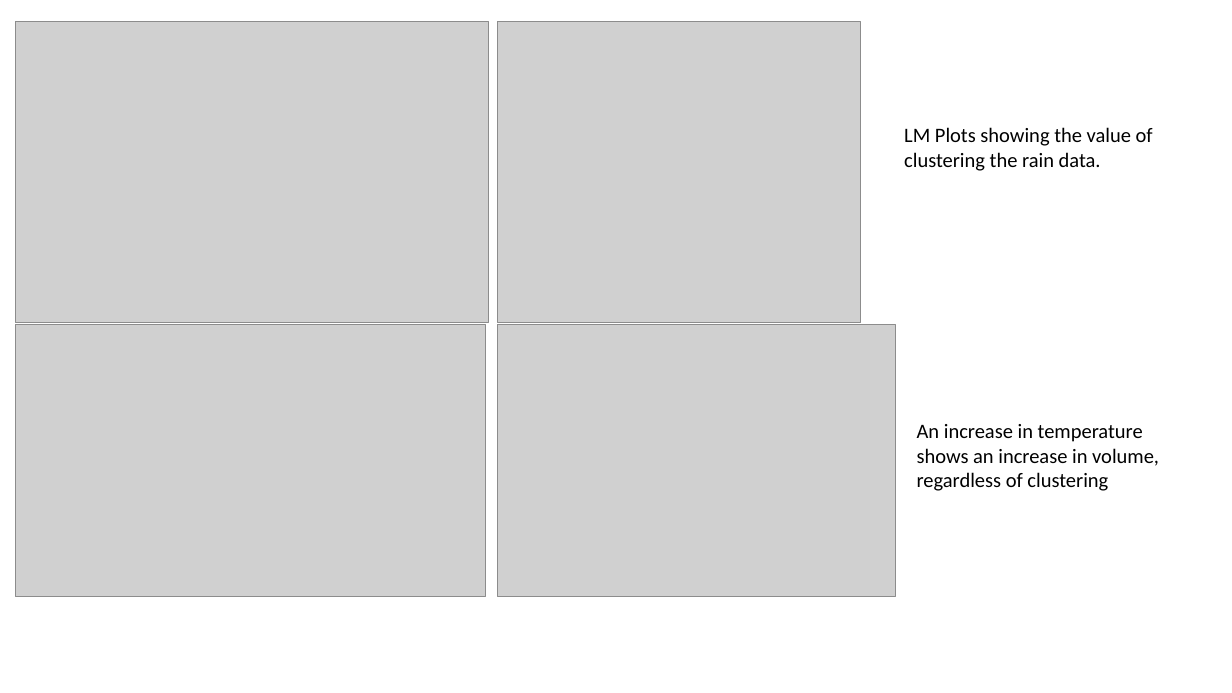
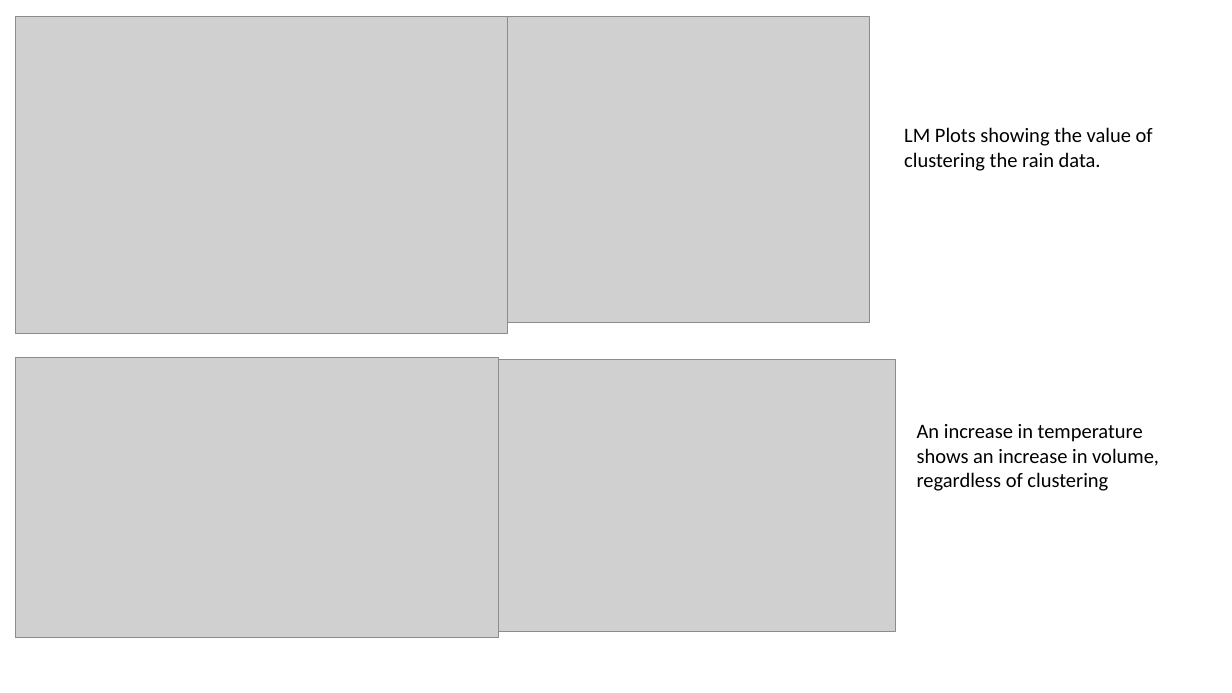
Before and after one commit to OliviaMaree/Final-Project-OliviaR, a slide deck: slide 7 of Data Science - Final - Olivia Ross.pptx (slide 6 before the commit). Drawn at 1232x693 pixels with LibreOffice and Linux fonts; fonts in the diff are those of the drawing; grey boxes stand for pictures. Boxes give left, top, right and bottom in pixels: in the first picture for what was removed or moved away, otherwise in the second. Text is boxed around its words. In the diff, an @@ line names an element or a change of style, - is before the commit and + after.

```diff
--- a/Data Science - Final - Olivia Ross.pptx
+++ b/Data Science - Final - Olivia Ross.pptx
@@ picture: place and size @@
-picture at (16,21,489,323)
+picture at (16,17,508,335)
@@ picture: place and size @@
-picture at (498,21,861,323)
+picture at (498,17,871,323)
@@ picture: place and size @@
-picture at (16,325,486,597)
+picture at (16,358,499,638)
@@ picture: place and size @@
-picture at (498,325,896,597)
+picture at (498,360,896,631)
```
Also in this commit, not shown: 3 other slides changed, 1 slide added.
